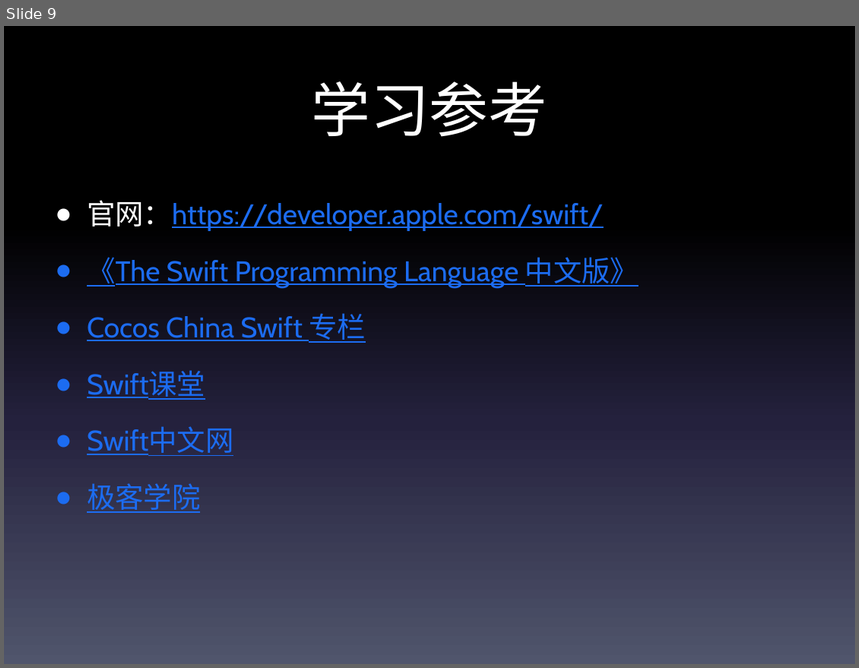
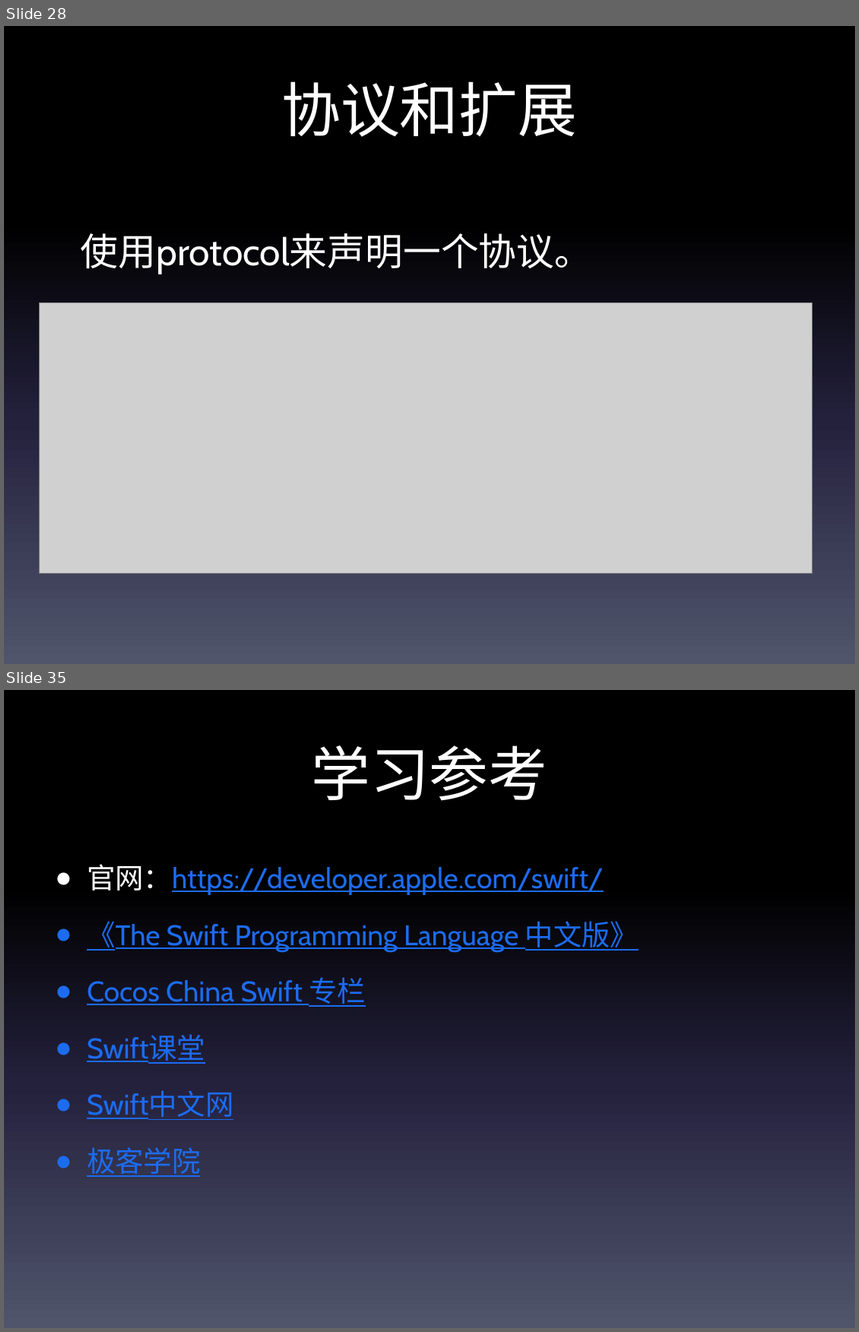
Before and after one commit to TheLittleBoy/swift-, a slide deck: swift.pptx. Shown one above the other, each under a label of ours: slide 9 before the commit, slides 28 and 35 after it; the slides between them are not shown. The pictures are 859x668 and 859x1332 pixels, drawn with LibreOffice and Linux fonts; fonts in the diff are those of the drawing; grey boxes stand for pictures. Boxes give left, top, right and bottom in pixels: in the first picture for what was removed or moved away, otherwise in the second. Text is boxed around its words. In the diff, an @@ line names an element or a change of style, - is before the commit and + after.

```diff
--- a/swift.pptx
+++ b/swift.pptx
@@ slide 28 added at [4, 26, 855, 664], background gradient #000000 to #24213E to #51566D @@
@@ title added at [281, 81, 577, 137], 50 pt, text #FFFFFF @@
+协议和扩展
@@ text added at [81, 233, 593, 275], 32 pt, text #FFFFFF @@
+使用protocol来声明一个协议。
@@ picture added at [40, 303, 813, 573] @@
@@ what was slide 9 is now slide 35 @@
```
Also in this commit, not shown: 2 slides changed, 25 other slides added, 1 other file.
